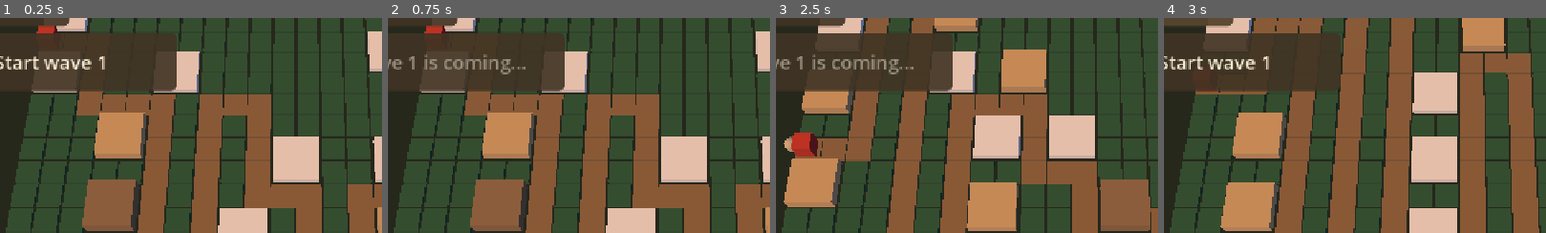
Above: before the commit, frames 1-4 (left to right).
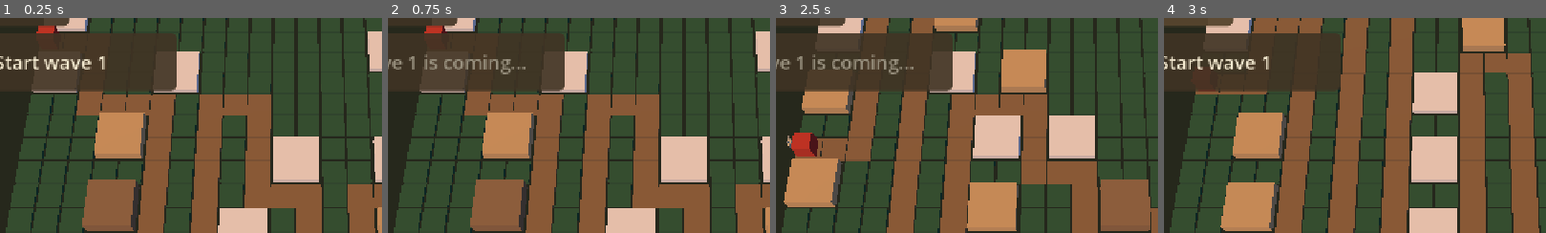
Above: after the commit, the same moments.

Repository: juanpalopez/psychic-bassoon
Game: Godot game, scene res://main.tscn
Same seed, same stepped clock (60 frames per second), same inputs: the game is played once before the commit and once after it.
Inputs:
- Up to frame 1 (0.25 s): no input
- Up to frame 2 (0.75 s): click "Start wave 1" at 0.5 s
- Up to frame 3 (2.5 s): click "Next seed" at 1.25 s; click "Start wave 1" at 2 s
- Up to frame 4 (3 s): click "Next seed" at 2.75 s
The pictures show only the part of the screen within x 11-61%, y 22-72%; the shares and areas given below are measured in that part.

Frames 1-2 are identical in both runs. In frame 3, less than 0.1% of the frame differs, in the area x 2-5%, y 54-63%; in frame 4, nothing differs.

Commit message:
feat(render): draw Scrap Goblins with the owner's greybox model
The Scrap Goblin multimesh uses the mesh of goblin_lowpoly.glb, scaled to
one cell tall with its feet on the road and turned to face the way it
walks (it keeps its heading while a guard holds it); a capsule stays the
fallback when the file is missing. The model has a credits row, and the
asset check ignores the .import file Godot writes next to it.

Closes #243

Co-Authored-By: Claude Sonnet 5.5 <noreply@anthropic.com>

Diff:
--- a/godot/render/foes_view.gd
+++ b/godot/render/foes_view.gd
@@ -23,6 +23,15 @@
 	"cardboardGolem": Color("8a6a43"),
 }
 const FALLBACK_COLOUR := Color("cccccc")
+## The foes drawn with a model from `godot/assets/models` instead of a capsule (greybox
+## models by the owner): its file and how tall it stands, in cells. A model is
+## scaled to that height with its feet on the road and faces +Z at yaw 0; a missing
+## file leaves the capsule.
+const MODELS := {
+	"scrapGoblin": {"path": "res://assets/models/goblin_lowpoly.glb", "height": 1.0},
+}
+## A foe that has not moved yet faces along the road, towards +x.
+const DEFAULT_YAW := PI / 2.0
 
 var _multimeshes := {}
 var _tick_seen := -1
@@ -34,17 +43,30 @@
 var _drawn_positions := {}
 var _drawn_scales := {}
 var _drawn_colours := {}
-
-
-func _init() -> void:
+## Per model type: its mesh, the scale that makes it its height and the height of its
+## lowest point above the origin, so that it can stand on the road.
+var _models := {}
+## The way each foe last walked (radians about the vertical axis), by foe id.
+var _yaws := {}
+var _drawn_yaws := {}
+
+
+func _init(models: Dictionary = MODELS) -> void:
 	for type in FOES.FOE_IDS:
 		var multimesh := MultiMesh.new()
 		multimesh.transform_format = MultiMesh.TRANSFORM_3D
 		multimesh.use_colors = true
-		var capsule := CapsuleMesh.new()
-		capsule.radius = CAPSULE_RADIUS
-		capsule.height = CAPSULE_HEIGHT
-		multimesh.mesh = capsule
+		var mesh := _model_mesh(models[type].path) if models.has(type) else null
+		if mesh != null:
+			var box := mesh.get_aabb()
+			var scale := float(models[type].height) / box.size.y
+			_models[type] = {"mesh": mesh, "scale": scale, "foot": -box.position.y * scale}
+			multimesh.mesh = mesh
+		else:
+			var capsule := CapsuleMesh.new()
+			capsule.radius = CAPSULE_RADIUS
+			capsule.height = CAPSULE_HEIGHT
+			multimesh.mesh = capsule
 		multimesh.instance_count = MAX_PER_TYPE
 		multimesh.visible_instance_count = 0
 		var instance := MultiMeshInstance3D.new()
@@ -60,6 +82,7 @@
 		_drawn_positions[type] = _filled(Vector3.ZERO)
 		_drawn_scales[type] = _filled(0.0)
 		_drawn_colours[type] = _filled(Color.WHITE)
+		_drawn_yaws[type] = _filled(0.0)
 
 
 ## A list of `MAX_PER_TYPE` copies of `value`.
@@ -70,6 +93,21 @@
 	return out
 
 
+## Whether a foe type is drawn with a model (and not the capsule).
+func uses_model(type: String) -> bool:
+	return _models.has(type)
+
+
+## The mesh a foe type is drawn with.
+func mesh_of(type: String) -> Mesh:
+	return (_multimeshes[type] as MultiMesh).mesh
+
+
+## The way instance `index` of a model type faces (radians about the vertical axis).
+func drawn_yaw(type: String, index: int) -> float:
+	return _drawn_yaws[type][index]
+
+
 ## How many foes of this type are drawn right now.
 func visible_count(type: String) -> int:
 	if not _multimeshes.has(type):
@@ -97,6 +135,7 @@
 	_tick_seen = -1
 	_previous.clear()
 	_current.clear()
+	_yaws.clear()
 	for type in _multimeshes:
 		(_multimeshes[type] as MultiMesh).visible_instance_count = 0
 
@@ -128,12 +167,21 @@
 		var from: Vector2 = _previous.get(foe.id, Vector2(foe.x, foe.y))
 		var to: Vector2 = _current.get(foe.id, Vector2(foe.x, foe.y))
 		var at := from.lerp(to, blend)
+		var position := BoardSpace.point_to_world(at.x, at.y)
 		var scale := foe.radius / CAPSULE_RADIUS
-		var position := BoardSpace.point_to_world(at.x, at.y)
+		var basis := Basis.from_scale(Vector3(scale, scale, scale))
 		position.y = GROUND + CAPSULE_HEIGHT * scale / 2.0
-		multimesh.set_instance_transform(
-			index, Transform3D(Basis.from_scale(Vector3(scale, scale, scale)), position)
-		)
+		if _models.has(foe.type):
+			var model: Dictionary = _models[foe.type]
+			var walked := to - from
+			if walked.length_squared() > 1e-9:
+				_yaws[foe.id] = atan2(walked.x, walked.y)
+			var yaw: float = _yaws.get(foe.id, DEFAULT_YAW)
+			scale = model.scale
+			basis = Basis(Vector3.UP, yaw) * Basis.from_scale(Vector3(scale, scale, scale))
+			position.y = GROUND + float(model.foot)
+			_drawn_yaws[foe.type][index] = yaw
+		multimesh.set_instance_transform(index, Transform3D(basis, position))
 		var health := float(foe.hp) / maxf(float(foe.max_hp), 1.0)
 		var base: Color = COLOURS.get(foe.type, FALLBACK_COLOUR)
 		var colour := base.darkened(HURT_DARKEN * (1.0 - clampf(health, 0.0, 1.0)))
@@ -143,3 +191,26 @@
 		_drawn_colours[foe.type][index] = colour
 	for type in _multimeshes:
 		(_multimeshes[type] as MultiMesh).visible_instance_count = _used[type]
+
+
+## The first mesh found in a model file, or null when the file is missing or has none.
+static func _model_mesh(path: String) -> Mesh:
+	if not ResourceLoader.exists(path):
+		return null
+	var scene := load(path) as PackedScene
+	if scene == null:
+		return null
+	var root := scene.instantiate()
+	var found := _first_mesh(root)
+	root.free()
+	return found
+
+
+static func _first_mesh(node: Node) -> Mesh:
+	if node is MeshInstance3D and (node as MeshInstance3D).mesh != null:
+		return (node as MeshInstance3D).mesh
+	for child in node.get_children():
+		var found := _first_mesh(child)
+		if found != null:
+			return found
+	return null
--- /dev/null
+++ b/godot/tests/render/test_foes_models.gd
@@ -0,0 +1,100 @@
+## The Scrap Goblin is drawn with the owner's greybox model; other foes keep their
+## capsules, and a missing model file falls back to a capsule.
+extends GutTest
+
+const FOES := preload("res://content/foes.gd")
+const MODELS := preload("res://render/foes_view.gd").MODELS
+
+
+func _foe(id: int, type: String, x: float, y: float) -> Foe:
+	var foe := Foe.new()
+	foe.id = id
+	foe.type = type
+	foe.x = x
+	foe.y = y
+	foe.hp = 20
+	foe.max_hp = 20
+	foe.radius = float(FOES.DEFS[type].radius)
+	return foe
+
+
+func _game_with(foes: Array[Foe], tick: int) -> GameState:
+	var game := GameState.new()
+	game.tick_count = tick
+	game.foes = foes
+	return game
+
+
+func _view(models: Dictionary = MODELS) -> FoesView:
+	var view := FoesView.new(models)
+	add_child_autofree(view)
+	return view
+
+
+func test_the_scrap_goblin_uses_the_model_and_the_others_stay_capsules() -> void:
+	var view := _view()
+	assert_true(view.uses_model("scrapGoblin"))
+	assert_false(view.mesh_of("scrapGoblin") is CapsuleMesh)
+	assert_gt(view.mesh_of("scrapGoblin").get_aabb().size.y, 0.0)
+	assert_false(view.uses_model("corrugatedOrc"))
+	assert_true(view.mesh_of("corrugatedOrc") is CapsuleMesh)
+	assert_true(view.mesh_of("cardboardGolem") is CapsuleMesh)
+
+
+func test_a_missing_model_file_falls_back_to_a_capsule() -> void:
+	var view := _view({"scrapGoblin": {"path": "res://assets/models/none.glb", "height": 0.8}})
+	assert_false(view.uses_model("scrapGoblin"))
+	assert_true(view.mesh_of("scrapGoblin") is CapsuleMesh)
+	view.update(_game_with([_foe(0, "scrapGoblin", 4.5, 3.5)] as Array[Foe], 1), 1.0)
+	assert_eq(view.visible_count("scrapGoblin"), 1, "and it still draws")
+
+
+func test_the_model_is_scaled_to_its_height_and_stands_with_its_feet_on_the_road() -> void:
+	var view := _view()
+	view.update(_game_with([_foe(0, "scrapGoblin", 4.5, 3.5)] as Array[Foe], 1), 1.0)
+	var aabb := view.mesh_of("scrapGoblin").get_aabb()
+	var scale := view.drawn_scale("scrapGoblin", 0)
+	assert_almost_eq(scale * aabb.size.y, float(MODELS.scrapGoblin.height), 1e-6)
+	# the lowest point of the model is at the road's surface
+	assert_almost_eq(
+		view.drawn_position("scrapGoblin", 0).y + aabb.position.y * scale, FoesView.GROUND, 1e-6
+	)
+
+
+func test_a_foe_faces_the_way_it_walks() -> void:
+	var view := _view()
+	# a tick ago it was at (4, 3), now at (5, 3): walking along +x, which is world +x
+	view.update(_game_with([_foe(0, "scrapGoblin", 4.0, 3.0)] as Array[Foe], 1), 1.0)
+	view.update(_game_with([_foe(0, "scrapGoblin", 5.0, 3.0)] as Array[Foe], 2), 1.0)
+	assert_almost_eq(view.drawn_yaw("scrapGoblin", 0), PI / 2.0, 1e-6, "facing +x")
+	# then down the board, along +y (world +z)
+	view.update(_game_with([_foe(0, "scrapGoblin", 5.0, 4.0)] as Array[Foe], 3), 1.0)
+	assert_almost_eq(view.drawn_yaw("scrapGoblin", 0), 0.0, 1e-6, "facing +z")
+	# and back along -x
+	view.update(_game_with([_foe(0, "scrapGoblin", 4.0, 4.0)] as Array[Foe], 4), 1.0)
+	assert_almost_eq(absf(view.drawn_yaw("scrapGoblin", 0)), 3.0 * PI / 2.0 - PI, 1e-6)
+
+
+func test_a_foe_that_stands_still_keeps_its_heading() -> void:
+	var view := _view()
+	view.update(_game_with([_foe(0, "scrapGoblin", 4.0, 3.0)] as Array[Foe], 1), 1.0)
+	view.update(_game_with([_foe(0, "scrapGoblin", 4.0, 4.0)] as Array[Foe], 2), 1.0)
+	var heading := view.drawn_yaw("scrapGoblin", 0)
+	# held by a guard: the same place next tick
+	view.update(_game_with([_foe(0, "scrapGoblin", 4.0, 4.0)] as Array[Foe], 3), 1.0)
+	assert_almost_eq(view.drawn_yaw("scrapGoblin", 0), heading, 1e-9)
+
+
+func test_a_new_foe_faces_along_the_road_until_it_moves() -> void:
+	var view := _view()
+	view.update(_game_with([_foe(0, "scrapGoblin", 4.0, 3.0)] as Array[Foe], 1), 1.0)
+	assert_almost_eq(view.drawn_yaw("scrapGoblin", 0), PI / 2.0, 1e-6)
+
+
+func test_reset_forgets_the_headings() -> void:
+	var view := _view()
+	view.update(_game_with([_foe(0, "scrapGoblin", 4.0, 3.0)] as Array[Foe], 1), 1.0)
+	view.update(_game_with([_foe(0, "scrapGoblin", 4.0, 4.0)] as Array[Foe], 2), 1.0)
+	view.reset()
+	view.update(_game_with([_foe(0, "scrapGoblin", 4.0, 3.0)] as Array[Foe], 1), 1.0)
+	assert_almost_eq(view.drawn_yaw("scrapGoblin", 0), PI / 2.0, 1e-6, "a new game, a new heading")
Binary file added: godot/assets/models/goblin_lowpoly.glb
Not shown, added: godot/assets/models/goblin_lowpoly.glb.import
Not shown, added: godot/tests/render/test_foes_models.gd.uid
Not shown, changed: assets/CREDITS.md
Not shown, added: docs/screenshots/goblins-greybox.png
Not shown, changed: scripts/check-assets.mjs
Not shown, changed: scripts/check-assets.test.ts
